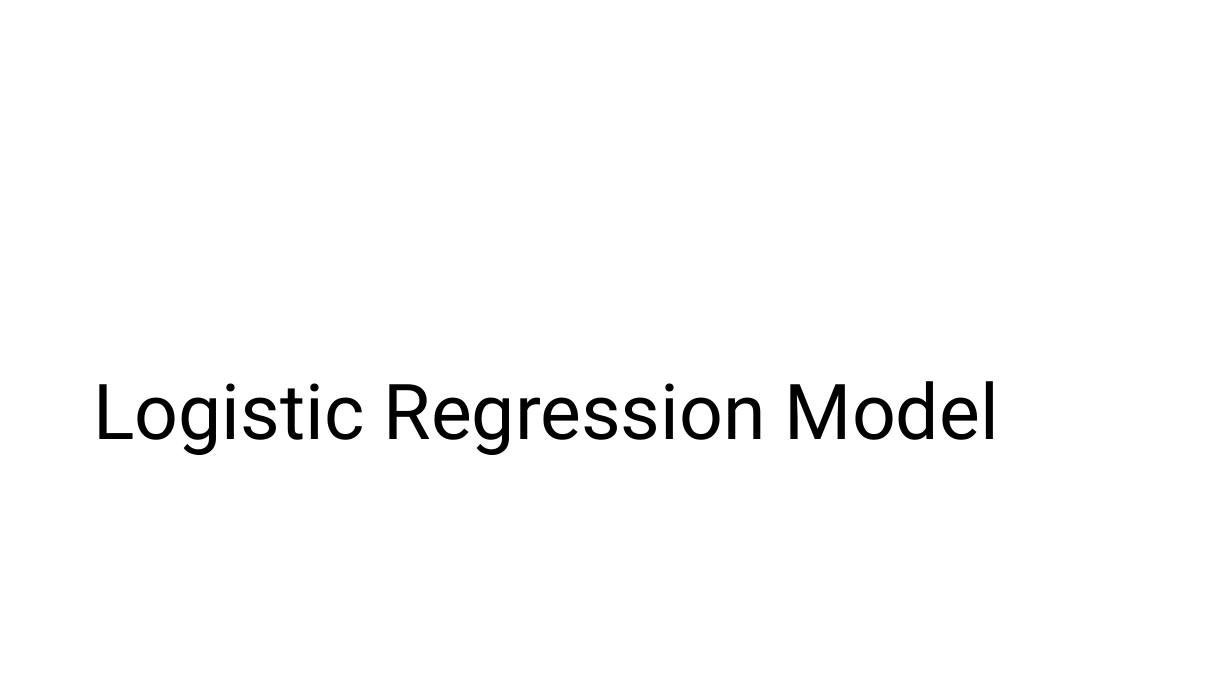
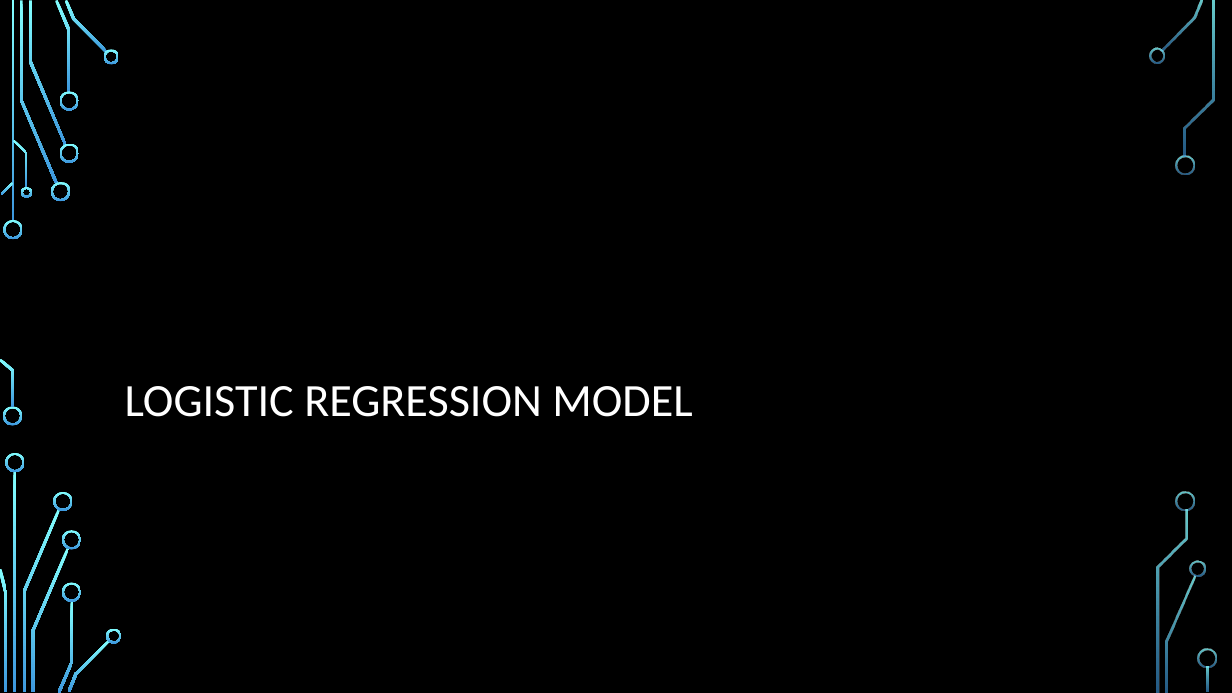
Before and after one commit to ddaniel2024/Project-4, a slide deck: slide 12 of Employee Attrition Prediction Presentation.pptx (slide 9 before the commit). Drawn at 1232x693 pixels with LibreOffice and Linux fonts; fonts in the diff are those of the drawing; background and template pictures are left out. Boxes give left, top, right and bottom in pixels: in the first picture for what was removed or moved away, otherwise in the second. Text is boxed around its words. In the diff, an @@ line names an element or a change of style, - is before the commit and + after.

```diff
--- a/Employee Attrition Prediction Presentation.pptx
+++ b/Employee Attrition Prediction Presentation.pptx
@@ background #FFFFFF to picture (left out) @@
@@ title at <box>125,386,692,417</box>: text changed; size 60 to 36 pt; font Roboto to Calibri; text colour #000000 to #FFFFFF @@
-Logistic Regression Model
+LOGISTIC REGRESSION MODEL
@@ group added at <box>0,0,1217,693</box>: 33 freeform shapes, 3 rectangles @@
```
Also in this commit, not shown: 13 other slides changed, 4 slides added, 2 slides removed, 1 other file.
